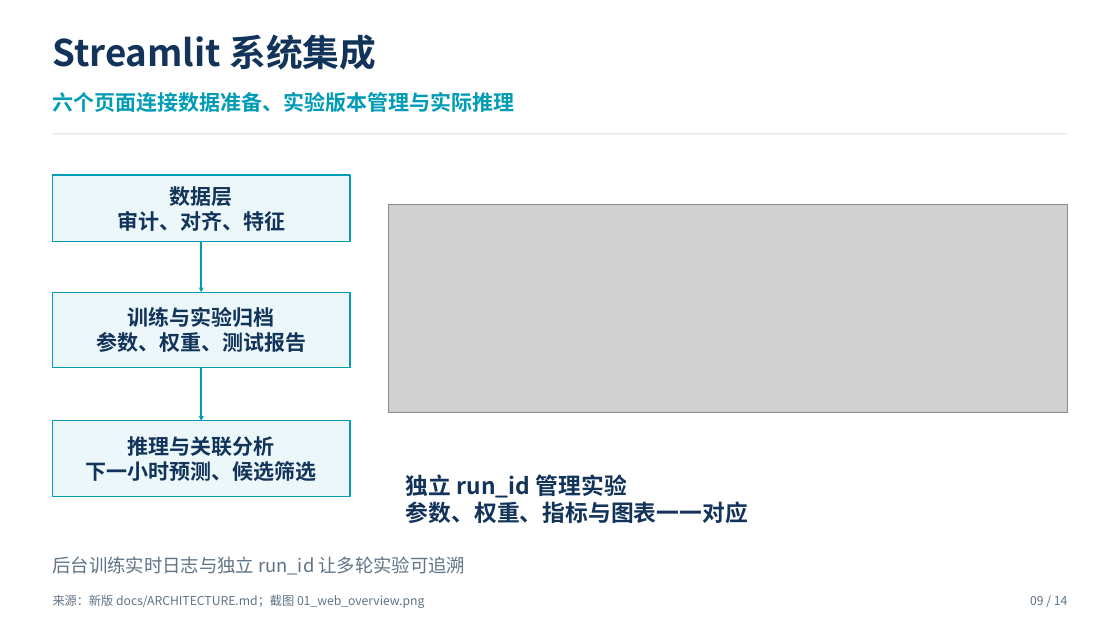
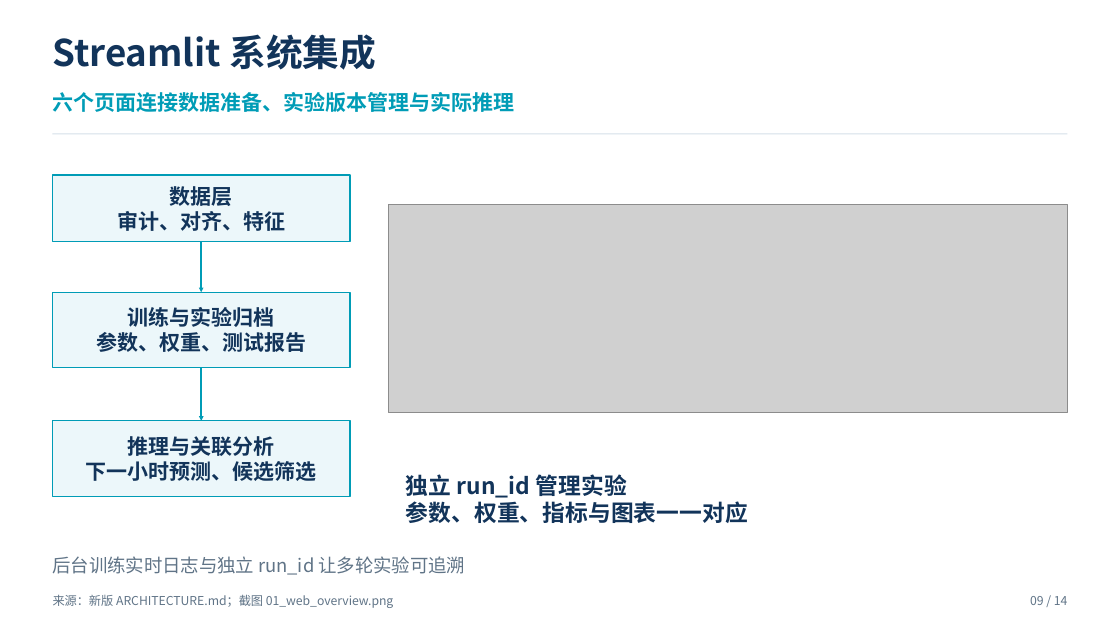
Before and after one commit to Lemon-Li-x86/5g-kpi-prediction, a slide deck: slide 9 of deliverables/submit4/ppt.pptx. Drawn at 1120x630 pixels with LibreOffice and Linux fonts; fonts in the diff are those of the drawing; grey boxes stand for pictures. Boxes give left, top, right and bottom in pixels: in the first picture for what was removed or moved away, otherwise in the second. Text is boxed around its words. In the diff, an @@ line names an element or a change of style, - is before the commit and + after.

```diff
--- a/deliverables/submit4/ppt.pptx
+++ b/deliverables/submit4/ppt.pptx
@@ text at (53,595,393,608): text changed @@
-来源：新版 docs/ARCHITECTURE.md；截图 01_web_overview.png
+来源：新版 ARCHITECTURE.md；截图 01_web_overview.png
```
Also in this commit, not shown: 6 other slides changed, 14 other files.
